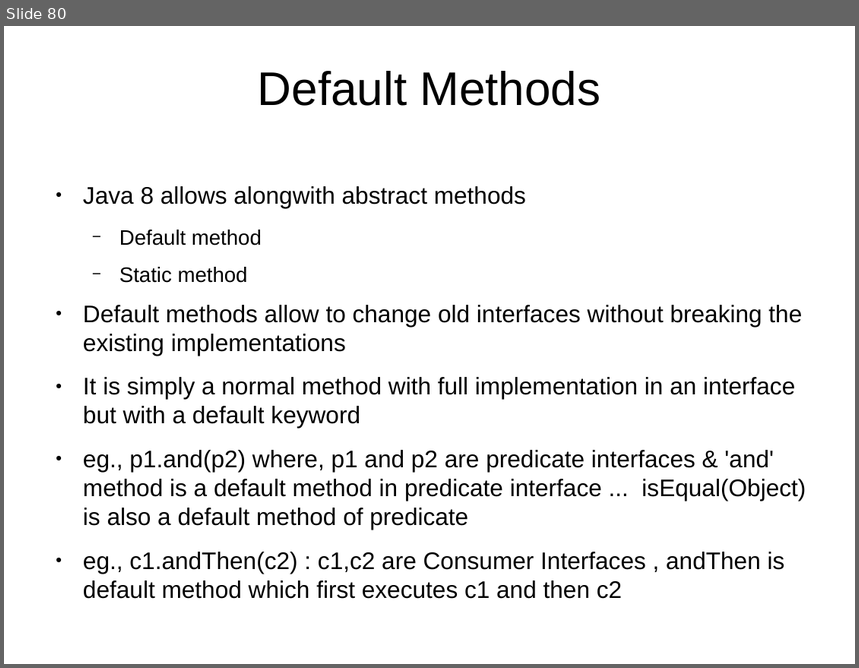
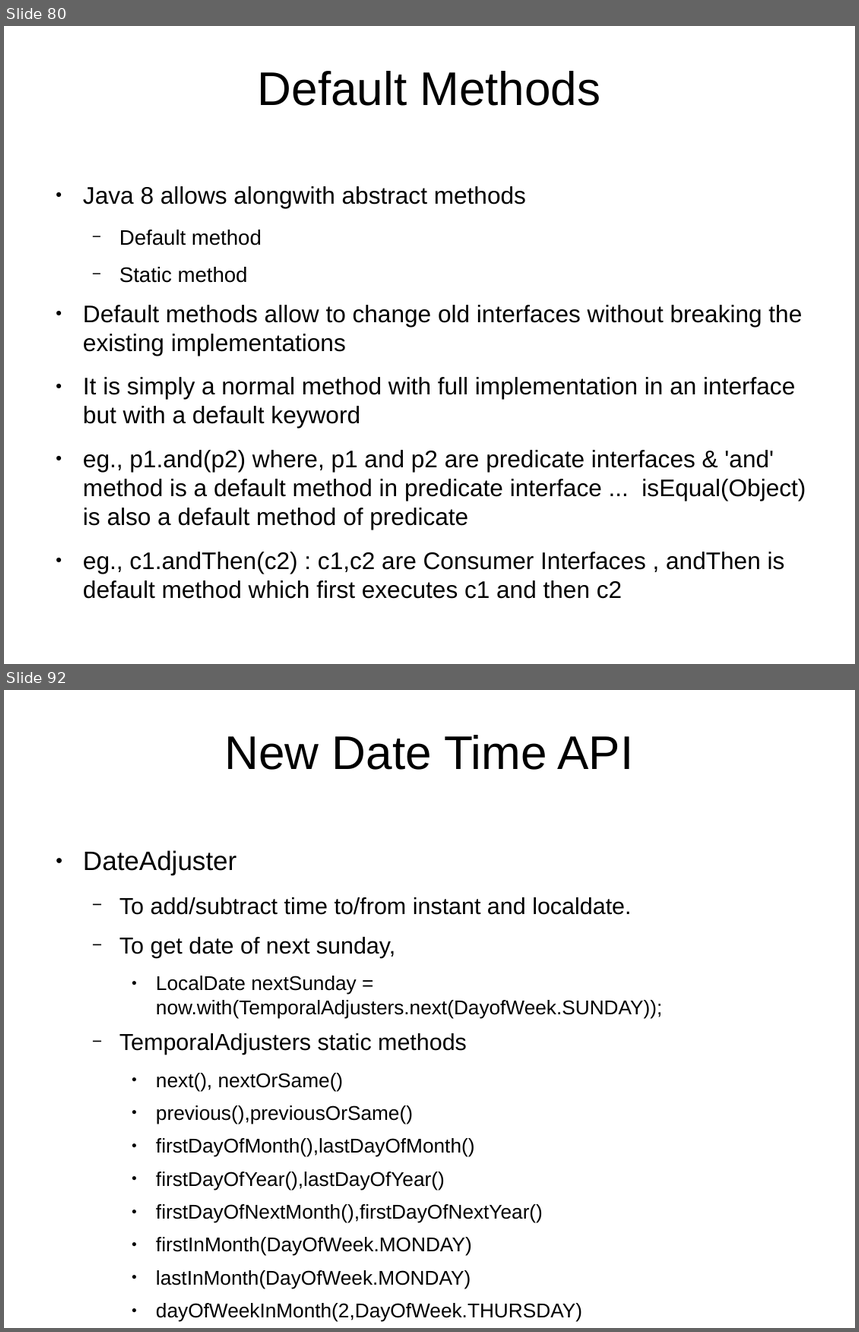
Before and after one commit to shikha-desai/Internship_PreWork, a slide deck: Java/Java_Notes.odp. Shown one above the other, each under a label of ours: slide 80 before the commit, slides 80 and 92 after it; the slides between them are not shown. The pictures are 859x668 and 859x1332 pixels, drawn with LibreOffice and Linux fonts; fonts in the diff are those of the drawing; background and template pictures are left out. Boxes give left, top, right and bottom in pixels: in the first picture for what was removed or moved away, otherwise in the second. Text is boxed around its words. In the diff, an @@ line names an element or a change of style, - is before the commit and + after.

```diff
--- a/Java/Java_Notes.odp
+++ b/Java/Java_Notes.odp
@@ slide 92 added at (x1=4, y1=690, x2=855, y2=1328), background picture (left out) @@
@@ title added at (x1=225, y1=735, x2=634, y2=770), 44 pt, text #000000 @@
+New Date Time API
@@ text added at (x1=83, y1=850, x2=662, y2=1322), 18.6 pt, text #000000 @@
+● DateAdjuster
+  − To add/subtract time to/from instant and localdate.
+  − To get date of next sunday,
+    ● LocalDate nextSunday = now.with(TemporalAdjusters.next(DayofWeek.SUNDAY));
+  − TemporalAdjusters static methods
+    ● next(), nextOrSame()
+    ● previous(),previousOrSame()
+    ● firstDayOfMonth(),lastDayOfMonth()
+    ● firstDayOfYear(),lastDayOfYear()
+    ● firstDayOfNextMonth(),firstDayOfNextYear()
+    ● firstInMonth(DayOfWeek.MONDAY)
+    ● lastInMonth(DayOfWeek.MONDAY)
+    ● dayOfWeekInMonth(2,DayOfWeek.THURSDAY)
```
Also in this commit, not shown: 3 slides changed, 13 other slides added, 1 other file.
